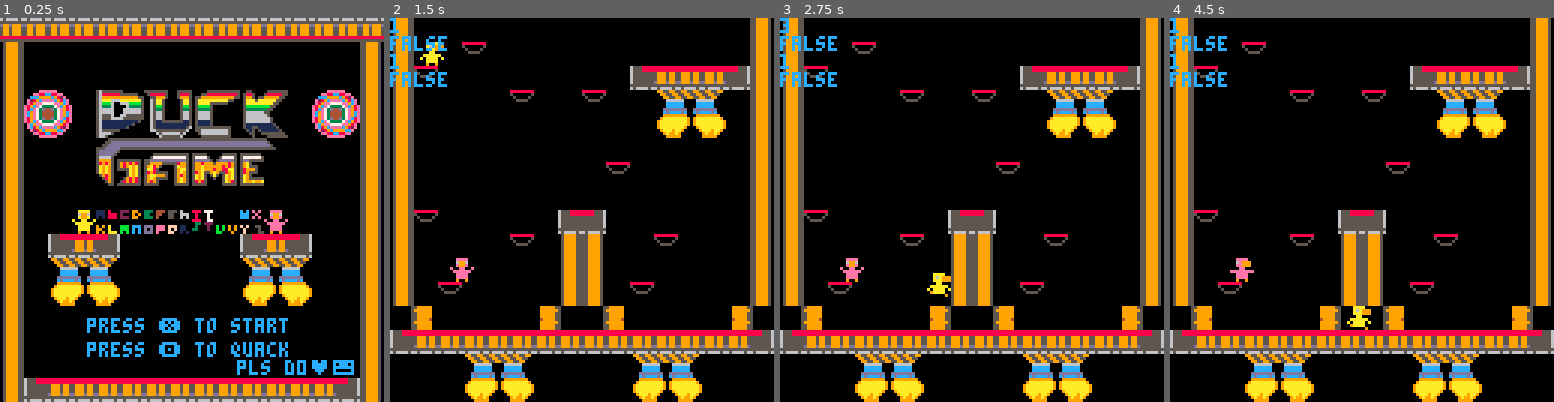
Above: before the commit, frames 1-4 (left to right).
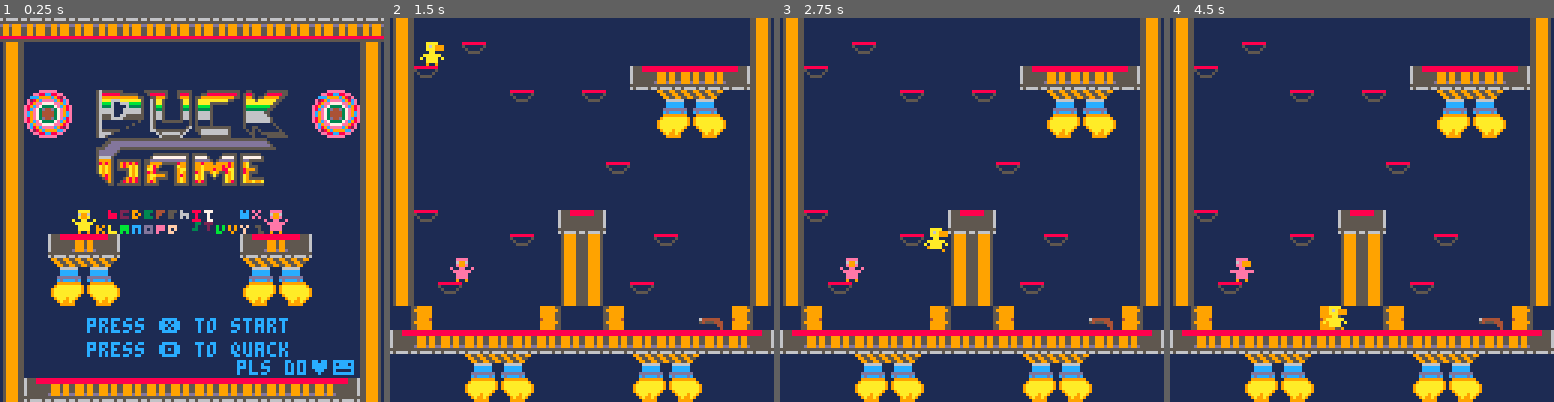
Above: after the commit, the same moments.

Repository: Walabrolu4/mypico
Game: PICO-8 cartridge newtemplate.p8
Same seed, same stepped clock (60 frames per second), same inputs: the game is played once before the commit and once after it.
Inputs:
- Up to frame 1 (0.25 s): no input
- Up to frame 2 (1.5 s): tap X (X key) at 0.33, 1.07 s; tap O (Z key) at 0.7 s
- Up to frame 3 (2.75 s): hold Right 1.6-2.1 s; tap O (Z key) at 1.7, 2.1, 2.5 s; tap X (X key) at 1.85 s; hold Up 2.15-2.42 s; hold Right from 2.47 s (still down)
- Up to frame 4 (4.5 s): tap O (Z key) every 0.4 s from 2.9 to 4.1 s; tap X (X key) at 2.97, 4.08 s; release Right at 3.03 s; hold Left 3.08-3.58 s; hold Down 3.63-3.97 s; hold Right from 4.02 s (still down)

The runs differ from the first frame. In frame 1, 58% of the frame differs, in the area x 0-100%, y 6-100%; in frame 2, 73%; in frame 3, 74%; in frame 4, 74%, in the area x 0-100%, y 0-100%.

Commit message:
Newtemplate - Added spawning guns

Diff:
--- a/newtemplate.p8
+++ b/newtemplate.p8
@@ -2,6 +2,7 @@
 version 29
 __lua__
 --init
+--bullets are lines :)
 game_states={
  menu = 0,
  game = 1,
@@ -29,16 +30,8 @@
 friction = 0.6
 gun_offset=4
 
---gun indicies
-no_gun = -1
-shot_gun = 45
-net_gun = 46
-trump = 61
-trophy = 62
-banj0 = 15
 guns={}
 players={}
-
 
 function menu_init()
 	music(menu_music)
@@ -48,6 +41,7 @@
 	music(game_music)
 	add_player(0,10,10,0,0,1,1)
 	add_player(1,20,10,0,0,1,1)
+	add_gun("shot_gun",shot_gun,rnd(120)+16,rnd(50)+8,rnd(1),rnd(5),rnd(5),8,8)
 end
 
 function over_init()
@@ -99,6 +93,9 @@
 
 --game
 function update_game()
+	for g in all(guns) do
+		g:update()
+	end
 	for p in all(players) do
 		plr_input(p)
 		plr_update(p)
@@ -114,7 +111,7 @@
 --draw
 
 function _draw()
-	cls()
+	cls(1)
  if state == game_states.menu then
  	draw_menu()
 	elseif state == game_states.game then
@@ -136,13 +133,30 @@
 
 function draw_game()
 	map(0,0)
+	local x1,y1,x2,y2
+	local cnt = 1
+	--draw guns
+	for g in all(guns) do
+		g:draw()
+	end
+
+	--draw player
 	for p in all(players) do
 		plr_draw(p)
-
-		print(""..tostr(p.grav_mul))
-		print(""..tostr(p.flapping))
-	end
-
+		--lol code
+		if cnt==1 then
+			x1=p.x
+			y1=p.y
+		end
+		if cnt==2 then
+			x2=p.x
+			y2=p.y
+		end
+		cnt+=1
+--		print(""..tostr(p.grav_mul))
+--		print(""..tostr(p.flapping))
+	end
+--	line(x1,y1,x2,y2,9)
 end
 --game over
 
@@ -150,9 +164,9 @@
 end
 
 -->8
---gameobjet
-function make_gameobj(_name,_sp,_x,_y,_flp,_dx,_dy,_w,_h)
-	return add(objs,{
+--guns
+function add_gun(_name,_sp,_x,_y,_flp,_dx,_dy,_w,_h)
+	return add(guns,{
 	name=_name,
 	sp=_sp,
 	x=_x,
@@ -169,7 +183,7 @@
 	solid = true,
 	draw = function(s)
 		--draw the object at its cur loc and flp
-		spr(s.sp,s.x,s.y,s.w,s.h,s.flp)
+		spr(s.sp,s.x,s.y,s.w/8,s.h/8,s.flp)
 	end,
 
 	update = function(s)
@@ -182,7 +196,7 @@
 
 			--grav check
 			if s.dy > 0 then
-				if collide_map(s,"down",0) then
+				if collide_map(s,"down",0) or collide_map(s,"down",1) then
 					s.dy=0
 					s.y-=((s.y+8+1)%8)-1
 				end
@@ -286,7 +300,8 @@
 
 --player global vars
 move_speed=20
-wrap=false
+wrapx=true
+wrapy=false
 p2_offset=6
 
 --animation indicies
@@ -295,6 +310,15 @@
 idle_strt=33
 idle_end=38
 
+--gun indicies
+no_gun = -1
+shot_gun = 45
+net_gun = 46
+trump = 61
+trophy = 62
+banj0 = 15
+
+
 function add_player(_plr_num,_x,_y,_dx,_dy,_w,_h)
 	local _offset = 0
 	if _plr_num == 1 then _offset = p2_offset end
@@ -303,14 +327,14 @@
 		p = _plr_num,
 		sp=1+_offset,
 		offset=_offset,
-		gun_spr=no_gun,
+		gun_sp=no_gun,
 		x=_x,
 		y=_y,
 		dx=0 or _dx,
 		dy=0 or _dy,
 		max_dx=5,
 		max_dy=5,
-		acc=1.5,
+		acc=1.3,
 		w=8*_w or 8,
 		h=8*_h or 8,
 		grav_mul=1,
@@ -477,12 +501,14 @@
 		p.y += p.dy
 
 		--wrap
-		if wrap then
+		if wrapx then
 				if p.x < 0 then
 					p.x = 125
 				elseif p.x  > 125 then
 					p.x = 0
 				end
+		end
+		if wrapy then
 				if p.y < 0 then
 					p.y = 125
 				elseif p.y > 125 then
@@ -518,9 +544,18 @@
 end
 
 function plr_draw(p)
+	--check quackig b4 drawing
 	local quack=0
 	if p.quacking then quack = 16 end
 	spr(p.sp+p.offset+quack, p.x, p.y,p.w/8,p.h/8,p.flp)
+
+	if p.gun_sp!=no_gun then
+		if p.flp then
+			spr(p.gun_sp,p.x-6,p.y+1,1,1,p.flp)
+		else
+			spr(p.gun_sp,p.x+6,p.y+1,1,1,p.flp)
+		end
+	end
 end
 
 -->8
Not shown, changed: 28 lines of the sprite sheet (__gfx__) section of newtemplate.p8
